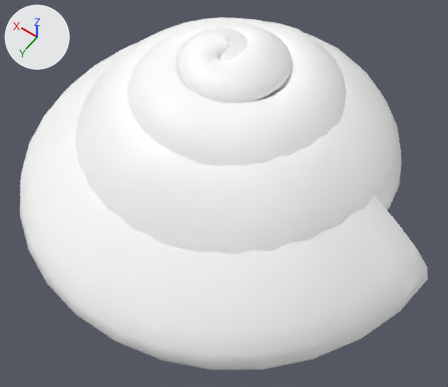
What one commit did to the FBX model Assets/Models/Nature/Foliage/Corals LODS/Shell_2.fbx.
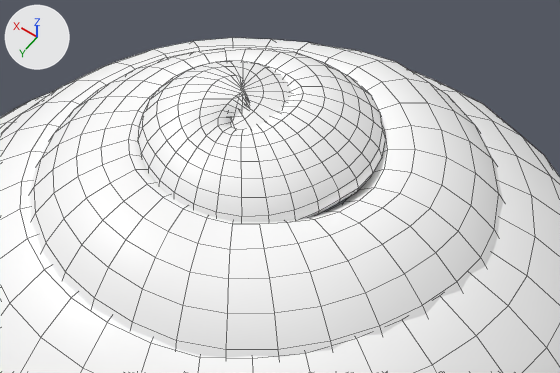
The first picture shows the older version from a 50 mm camera at (2.2581, -0.6864, 0.1969) aimed at (2.3428, -0.805, 0.0105). The close-ups show both versions on the part from 25% to 83% of the width and 0% to 45% of the height of that picture. Every picture has the same lights, and +X, +Y and +Z are marked at upper left. The close-ups show mesh edges as thin lines. Objects named as collision shapes, trigger or cutter boxes, shadow casters or lower levels of detail are left out. Where no turn or scale is listed for an object, it has been applied to the vertices.

In view in the first close-up: 'Shell2_LOD0'.
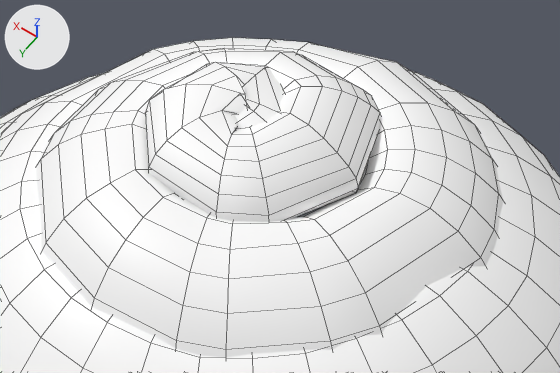
The change, as a list of edits to the scene's bpy script:
```text
Change me_mesh:
    used by ob_shell2_lod0; location = (2.351, -0.819, 0.0232)
    remove me_mesh.from_pydata(...)  # 2018 vertices, 2032 faces; spans x -0.086..0.086, y -0.081..0.081, z -0.038..0.038
    add me_mesh.from_pydata(...)  # 1345 vertices, 1358 faces; spans x -0.086..0.086, y -0.081..0.081, z -0.038..0.038
    me_mesh part 1: 673 vertices removed from x -0.04..0.062, y -0.056..0.034, z -0.009..0.038
```

Pixel boxes [x1, y1, x2, y2] of what changed, in the close-ups (560 x 373 px):
part 1 of me_mesh, deleted: before [22, 42, 486, 358]
